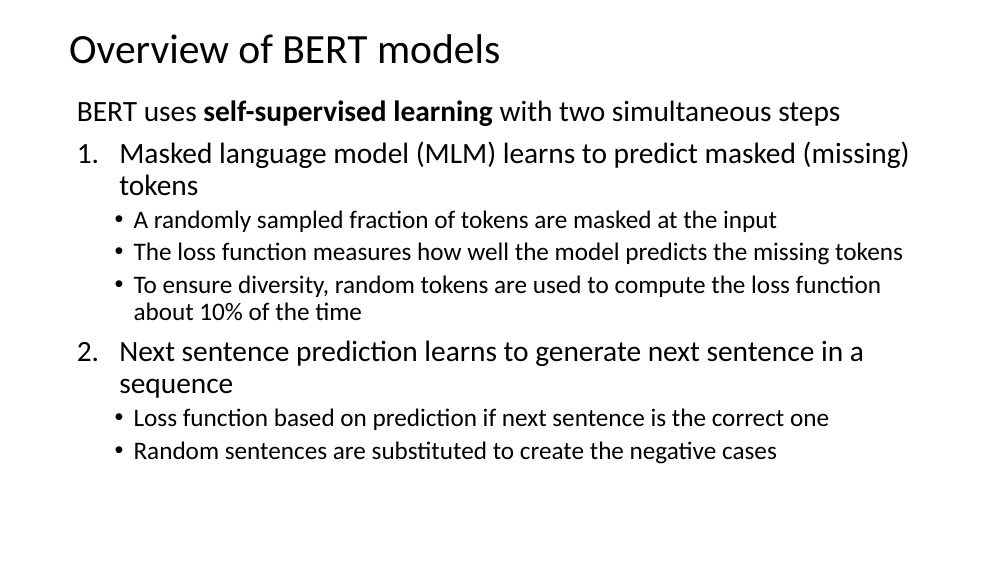
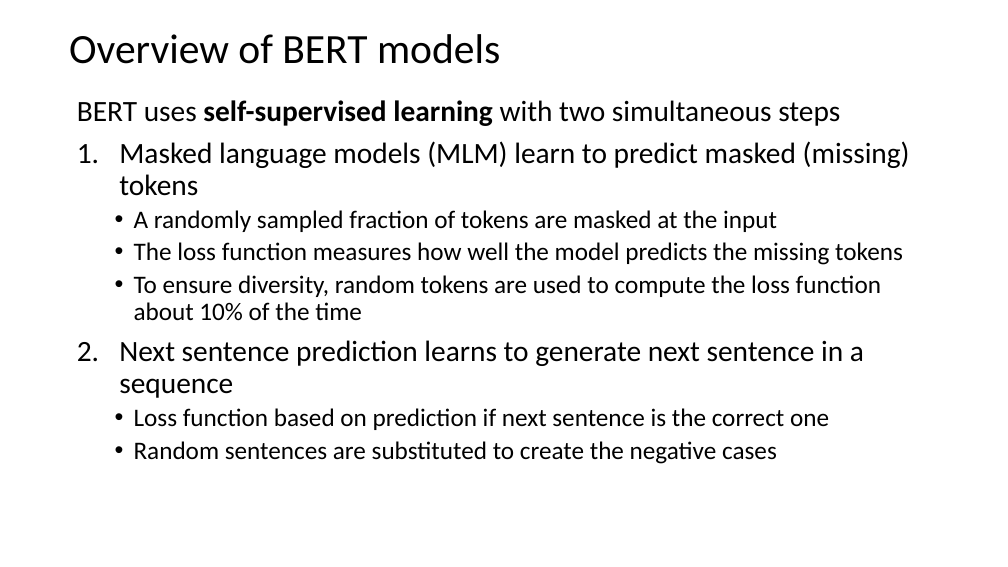
Before and after one commit to StephenElston/CSCI-E-108, a slide deck: slide 47 of slides/10_InformationRetrievalSearch.pptx. Drawn at 1008x567 pixels with LibreOffice and Linux fonts; fonts in the diff are those of the drawing. Boxes give left, top, right and bottom in pixels: in the first picture for what was removed or moved away, otherwise in the second. Text is boxed around its words. In the diff, an @@ line names an element or a change of style, - is before the commit and + after.

```diff
--- a/slides/10_InformationRetrievalSearch.pptx
+++ b/slides/10_InformationRetrievalSearch.pptx
@@ text at (119, 141, 910, 196): text changed @@
-1. Masked language model (MLM) learns to predict masked (missing) tokens
+1. Masked language models (MLM) learn to predict masked (missing) tokens
```
Also in this commit, not shown: 7 other slides changed.
